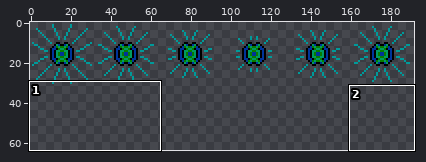
Two versions of one sprite sheet, test/TestProject/Assets/Lantern.png. The picture above shows the old version from afar; the outline marks the close-up.
Close-up. Earlier state:
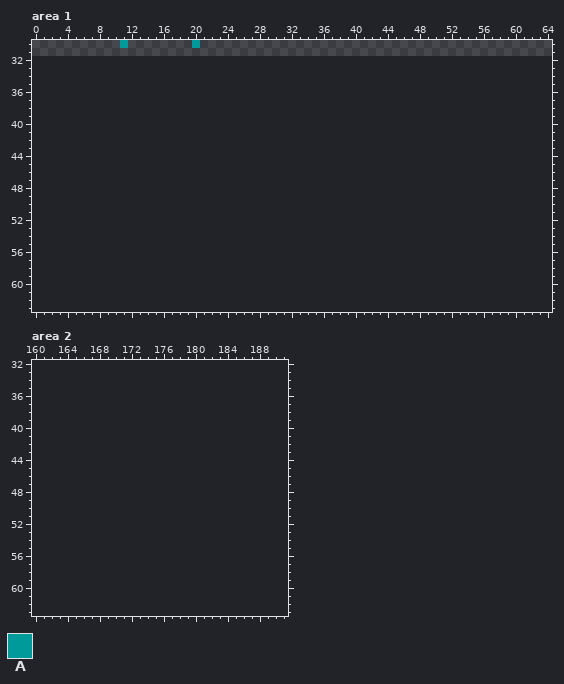
The file is 192x32 pixels. Shown: area 1: x 0..64, y 30..63; area 2: x 160..191, y 32..63. The old version is drawn lined up with the new one, on the new canvas. The commit also changed other parts of the picture, which this record leaves out.
Palette (. is transparent): A #009a9a
Pixels before, area 1, first column x 11:
30 A........A
After:
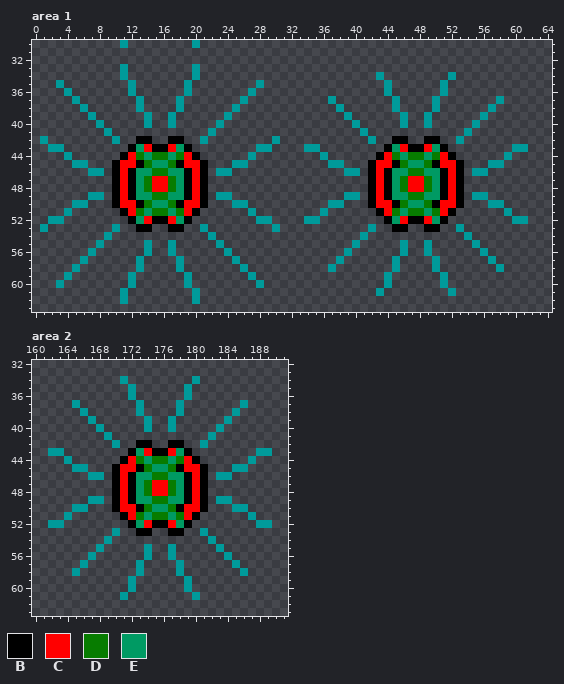
Colours new in this view: B #000000  C #ff0000  D #077c00  E #009a63
Diff:
canvas 192x32 -> 192x64
Changed rows in their new state; - is an unchanged pixel.
Area 1:
first column x 1:
33 ----------A--------A-----------------------------------------
34 ----------A--------A----------------------A--------A---------
35 --A--------A------A--------A---------------A------A----------
36 ---A-------A------A-------A----------------A------A----------
37 ----A-------A----A-------A----------A-------A----A-------A---
38 -----A------A----A------A------------A------A----A------A----
39 ------A------A--A------A--------------A------A--A------A-----
40 -------A-----A--A-----A----------------A-----A--A-----A------
41 --------A------------A------------------A------------A-------
42 A--------A--BB--BB--A--------A-----------A--BB--BB--A--------
43 -AA--------BECBBCEB--------AA----AA--------BECBBCEB--------AA
44 ---A------BCDEDDEDCB------A--------A------BCDEDDEDCB------A--
45 ----AA---BCCBDEEDBCCB---AA----------AA---BCCBDEEDBCCB---AA---
46 ------AA-BCBEEDDEEBCB-AA--------------AA-BCBEEDDEEBCB-AA-----
47 ---------BCBEDCCDEBCB--------------------BCBEDCCDEBCB--------
48 ---------BCBEDCCDEBCB--------------------BCBEDCCDEBCB--------
49 ------AA-BCBEEDDEEBCB-AA--------------AA-BCBEEDDEEBCB-AA-----
50 ----AA---BCCBDEEDBCCB---AA----------AA---BCCBDEEDBCCB---AA---
51 ---A------BCDEDDEDCB------A--------A------BCDEDDEDCB------A--
52 -AA--------BECBBCEB--------AA----AA--------BECBBCEB--------AA
53 A--------A--BB--BB--A--------A-----------A--BB--BB--A--------
54 --------A------------A------------------A------------A-------
55 -------A-----A--A-----A----------------A-----A--A-----A------
56 ------A------A--A------A--------------A------A--A------A-----
57 -----A------A----A------A------------A------A----A------A----
58 ----A-------A----A-------A----------A-------A----A-------A---
59 ---A-------A------A-------A----------------A------A----------
60 --A--------A------A--------A---------------A------A----------
61 ----------A--------A----------------------A--------A---------
62 ----------A--------A-----------------------------------------
Area 2:
first column x 162:
34 ---------A--------A---------
35 ----------A------A----------
36 ----------A------A----------
37 ---A-------A----A-------A---
38 ----A------A----A------A----
39 -----A------A--A------A-----
40 ------A-----A--A-----A------
41 -------A------------A-------
42 --------A--BB--BB--A--------
43 AA--------BECBBCEB--------AA
44 --A------BCDEDDEDCB------A--
45 ---AA---BCCBDEEDBCCB---AA---
46 -----AA-BCBEEDDEEBCB-AA-----
47 --------BCBEDCCDEBCB--------
48 --------BCBEDCCDEBCB--------
49 -----AA-BCBEEDDEEBCB-AA-----
50 ---AA---BCCBDEEDBCCB---AA---
51 --A------BCDEDDEDCB------A--
52 AA--------BECBBCEB--------AA
53 --------A--BB--BB--A--------
54 -------A------------A-------
55 ------A-----A--A-----A------
56 -----A------A--A------A-----
57 ----A------A----A------A----
58 ---A-------A----A-------A---
59 ----------A------A----------
60 ----------A------A----------
61 ---------A--------A---------
Where, in picture pixels (left, top, right, bottom), the same in both close-ups:
added: (40, 64, 528, 304)
added: (48, 376, 272, 600)
